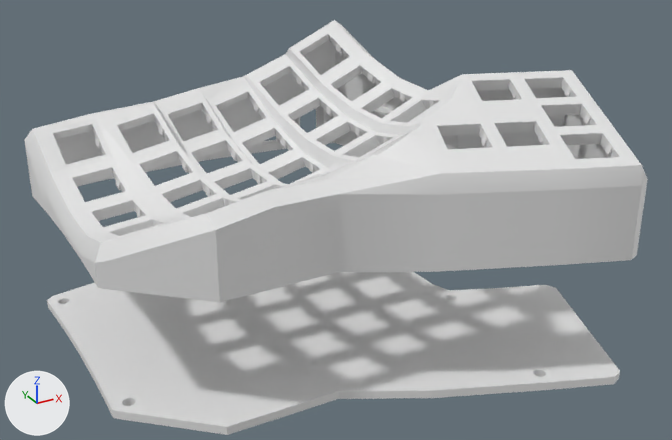
Renders of the Blender file left.blend from each side of a commit.
The view is the same before and after, from a 50 mm lens placed at (-130.0, -273.0, 130.0), pointed at (15.0, -10.0, -1.0). The lights are fixed; the arrows at lower left show +X, +Y and +Z.

Objects in the first picture: 'bottom_left', 'left'.
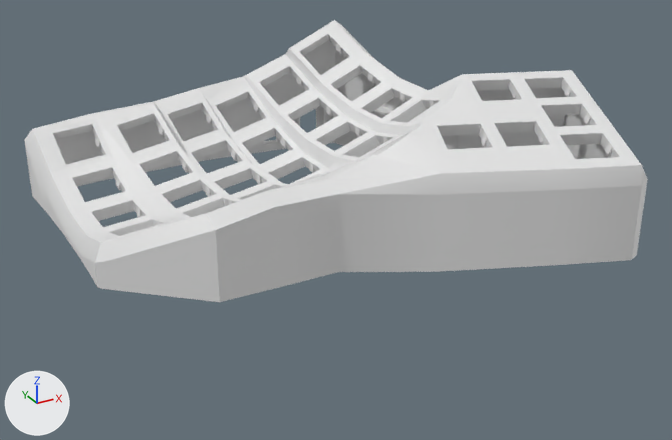
Pixel boxes (x1, y1, x2, y2) of what changed, in the pictures (672 x 440 px):
'bottom_left', deleted
    before: (47, 272, 620, 435)

The edits, one by one:
Object 'bottom_left' (ob_bottom_left) is deleted.
